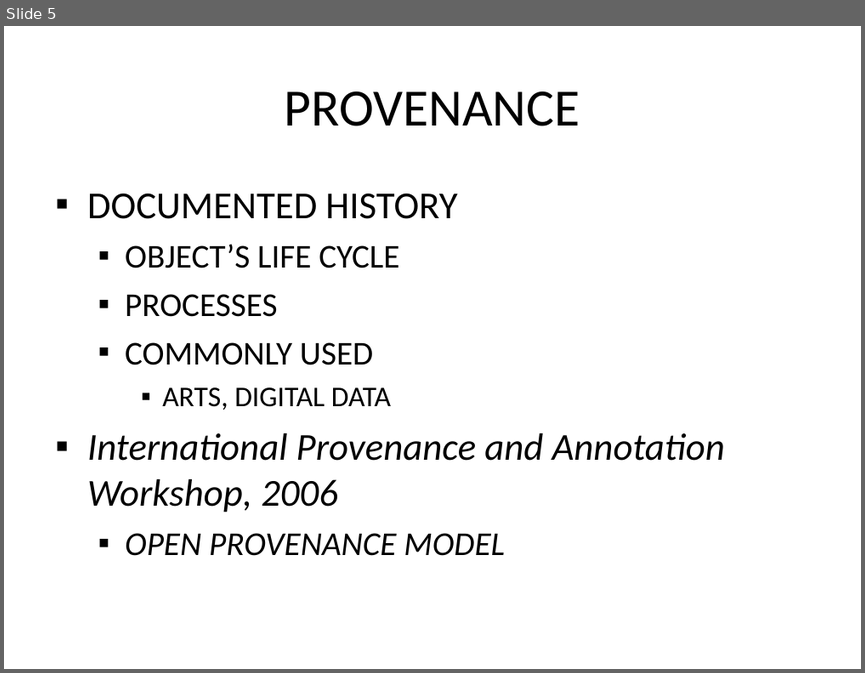
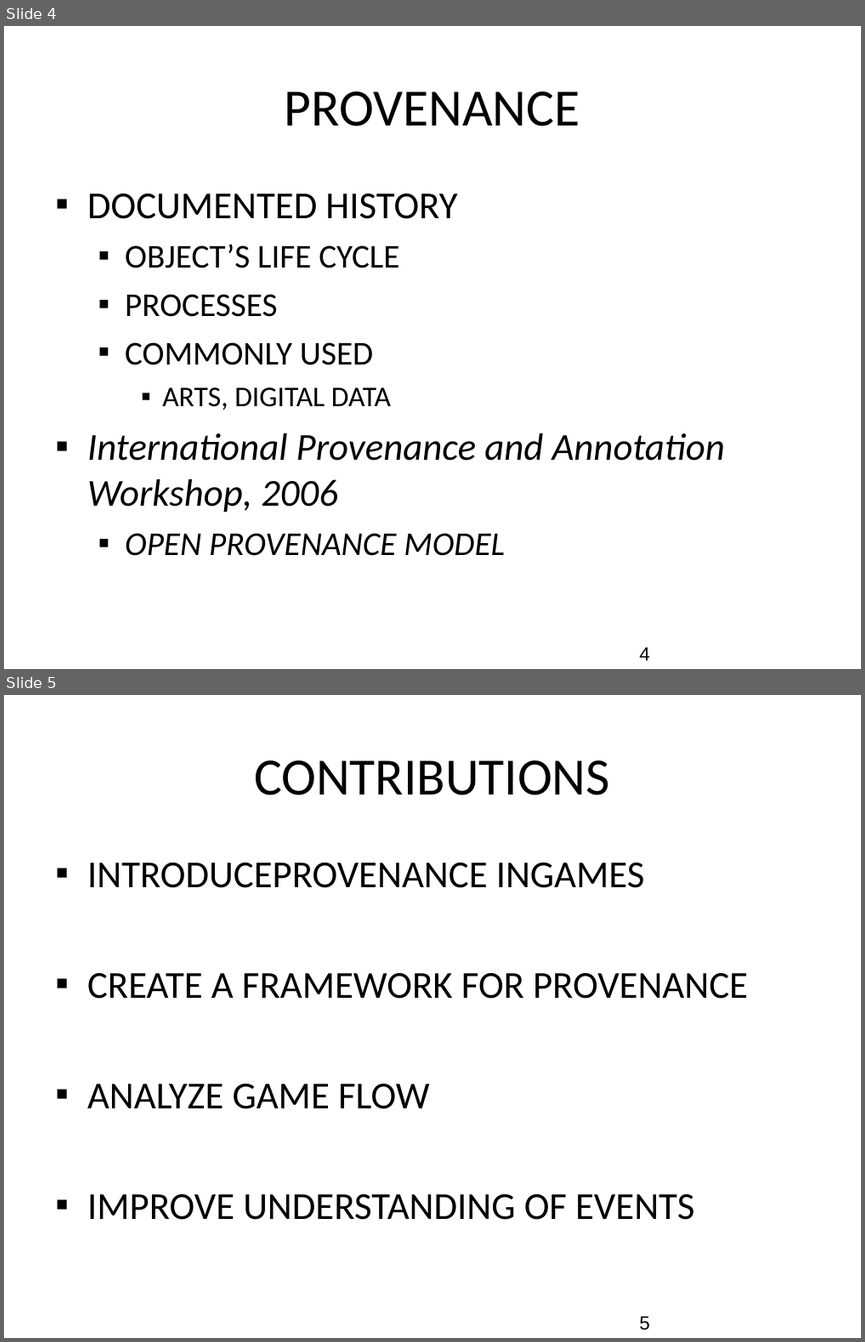
Before and after one commit to gems-uff/sdm, a slide deck: Documents/Apresentação/Provenance- Apresentação SBGames.ppt. Shown one above the other, each under a label of ours: slide 5 before the commit, slides 4 and 5 after it. The pictures are 865x673 and 865x1342 pixels, drawn with LibreOffice and Linux fonts; fonts in the diff are those of the drawing; background and template pictures are left out. Boxes give left, top, right and bottom in pixels: in the first picture for what was removed or moved away, otherwise in the second. Text is boxed around its words. In the diff, an @@ line names an element or a change of style, - is before the commit and + after.

```diff
--- a/Documents/Apresentação/Provenance- Apresentação SBGames.ppt
+++ b/Documents/Apresentação/Provenance- Apresentação SBGames.ppt
@@ slide 5 added at (4,695,861,1338), background picture (left out) @@
@@ title added at (254,760,610,795), 44 pt, text #000000 @@
+CONTRIBUTIONS
@@ text added at (87,862,748,1219), 32 pt, text #000000 @@
+▪ INTRODUCEPROVENANCE INGAMES
+▪ CREATE A FRAMEWORK FOR PROVENANCE
+▪ ANALYZE GAME FLOW
+▪ IMPROVE UNDERSTANDING OF EVENTS
@@ page number added at (639,1315,649,1330), 16 pt, text #000000 @@
+5
@@ what was slide 5 is now slide 4 @@
@@ slide 4 changed as well @@
@@ page number added at (639,646,649,660), 16 pt, text #000000 @@
+4
```
Also in this commit, not shown: 11 other slides changed, 11 other slides added, 4 slides removed.
